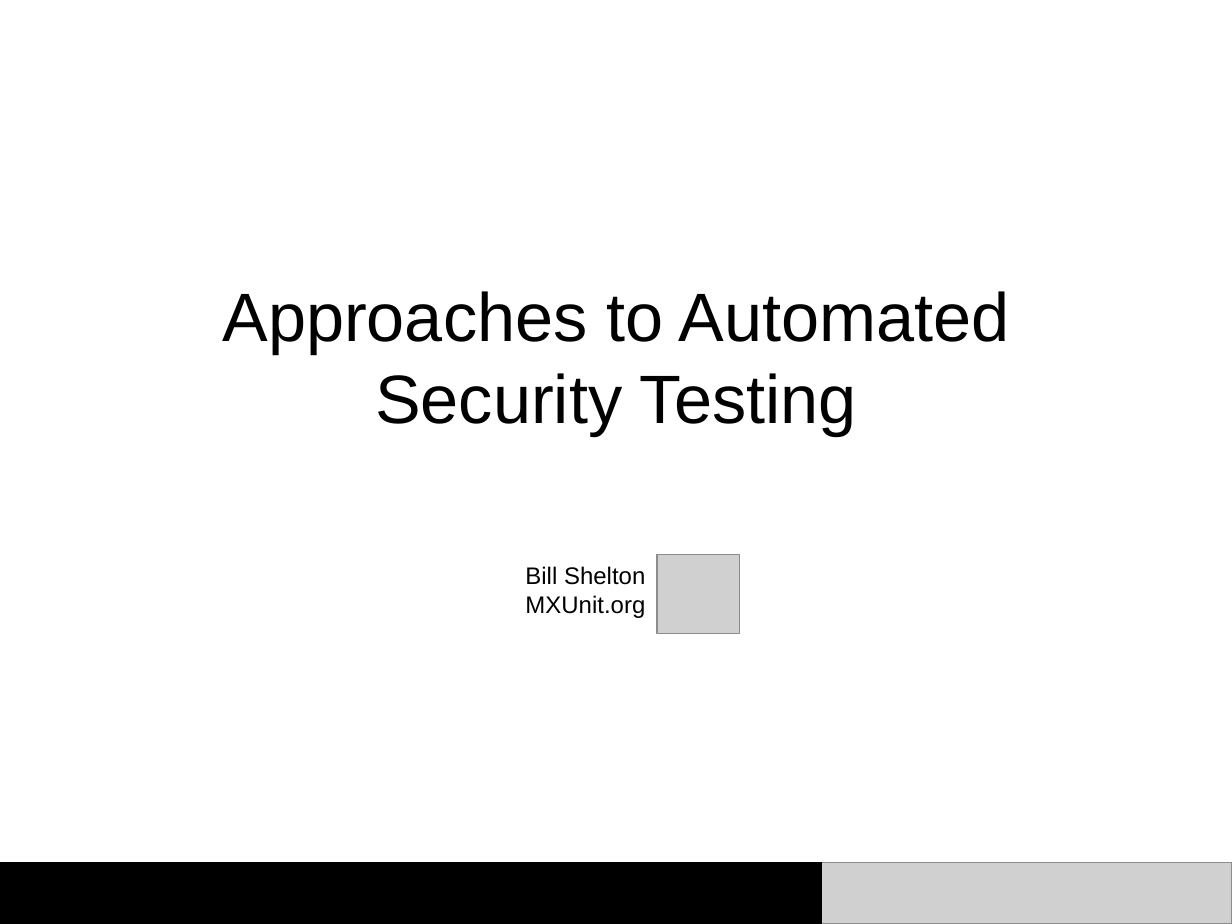
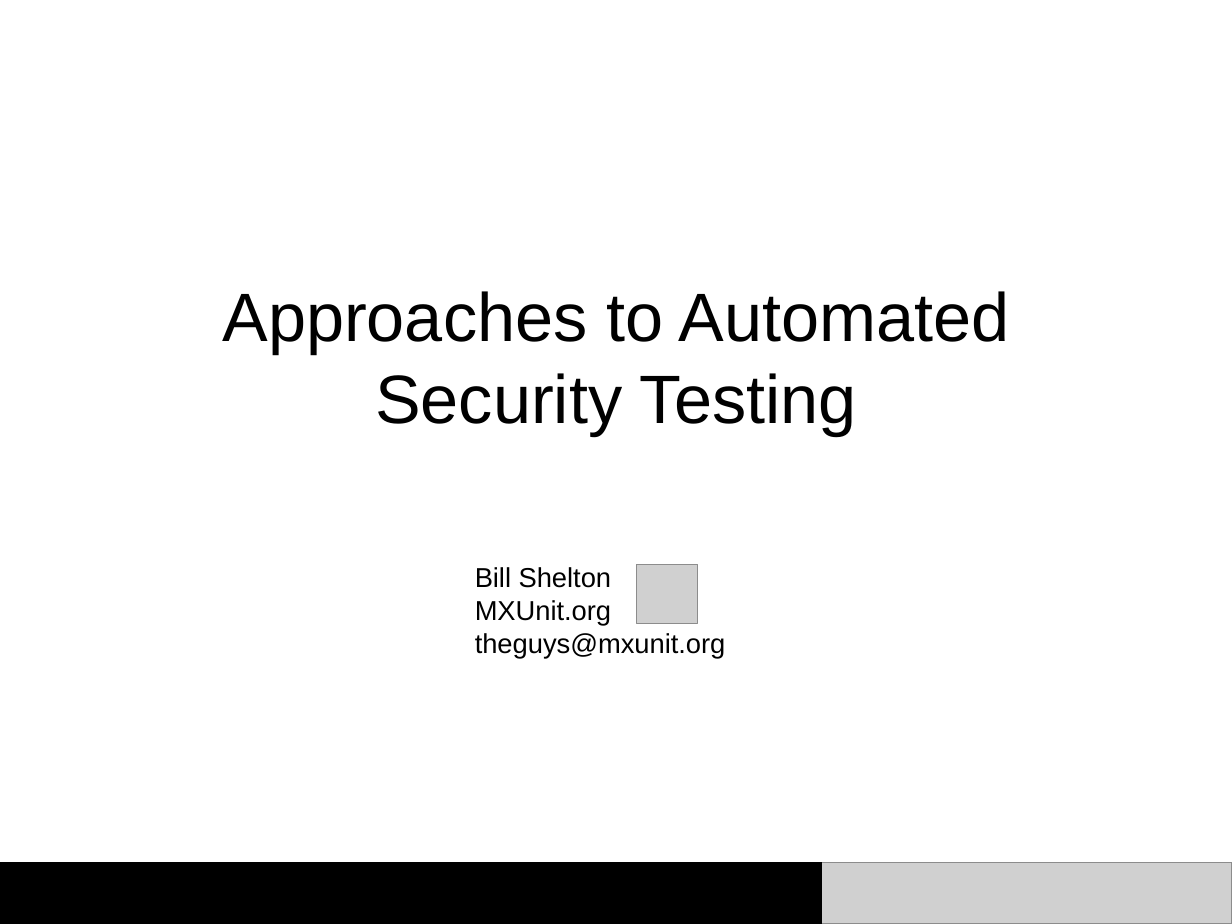
Before and after one commit to marcesher/mxunit-cfmeetups, a slide deck: slide 1 of cfObjective2009SecurityTesting/cf.objective.2009.ppt. Drawn at 1232x924 pixels with LibreOffice and Linux fonts; fonts in the diff are those of the drawing; grey boxes stand for pictures. Boxes give left, top, right and bottom in pixels: in the first picture for what was removed or moved away, otherwise in the second. Text is boxed around its words. In the diff, an @@ line names an element or a change of style, - is before the commit and + after.

```diff
--- a/cfObjective2009SecurityTesting/cf.objective.2009.ppt
+++ b/cfObjective2009SecurityTesting/cf.objective.2009.ppt
@@ text "Bill Shelton": place and size @@
-text "Bill Shelton" at [525, 566, 645, 618]
+text "Bill Shelton" at [475, 567, 726, 658]
@@ text at [475, 567, 612, 625]: size 14 to 16 pt in "Bill Shelton", "MXUnit.org" @@
@@ picture: place and size @@
-picture at [657, 554, 739, 633]
+picture at [637, 564, 699, 623]
@@ text at [475, 633, 726, 658]: paragraph added @@
+theguys@mxunit.org
```
Also in this commit, not shown: 4 other slides changed, 1 slide added, 1 slide removed.
